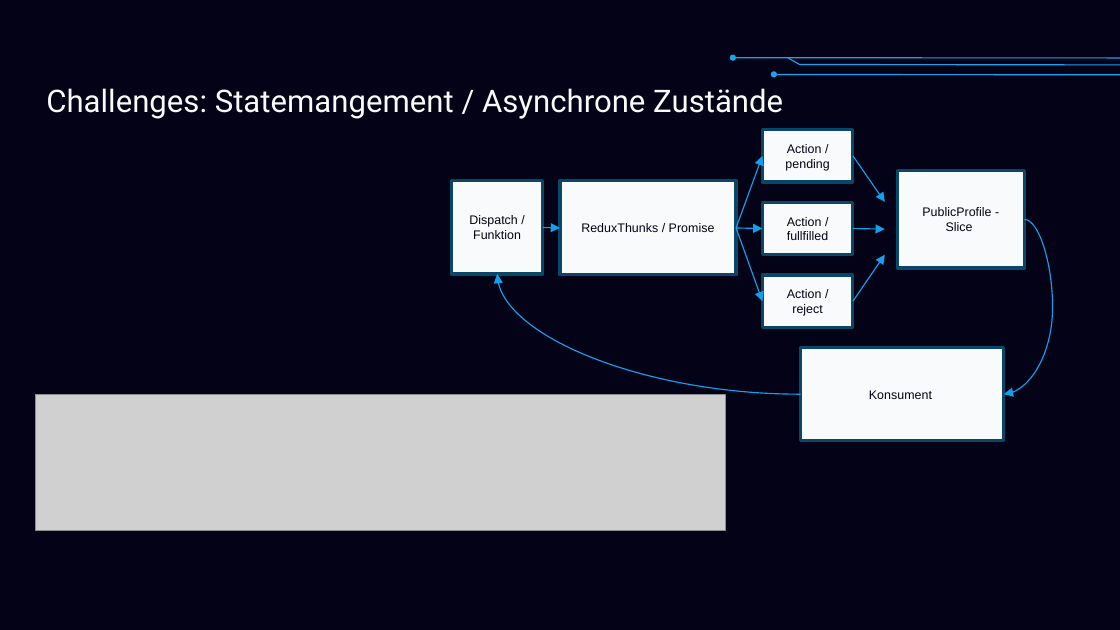
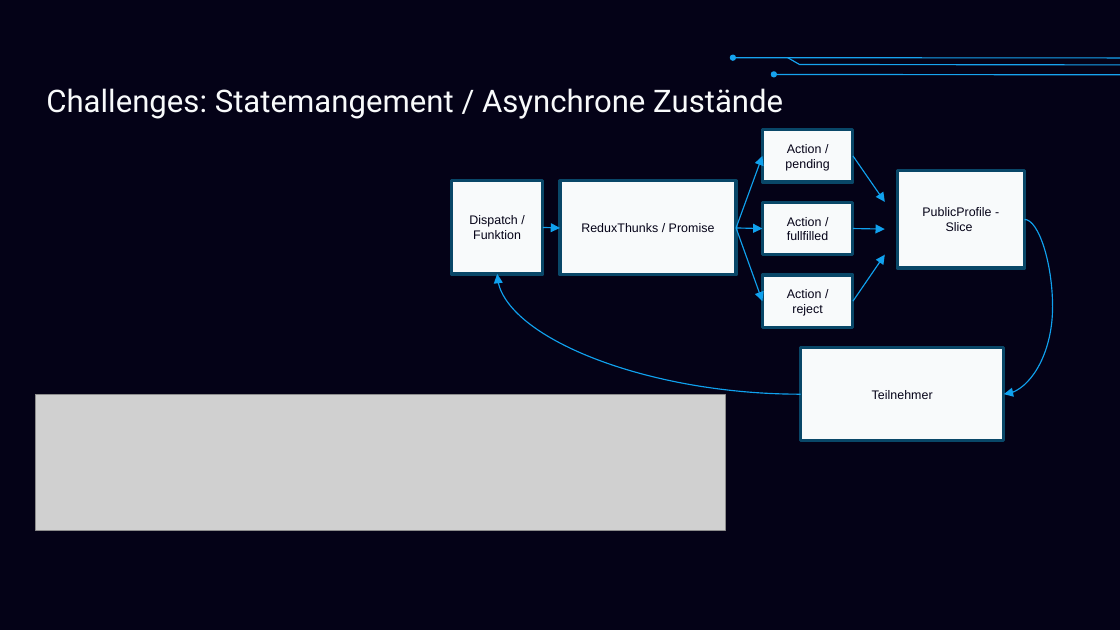
Before and after one commit to kayssmile/SideLink, a slide deck: slide 10 of _Documentation/präsentation.pptx. Drawn at 1120x630 pixels with LibreOffice and Linux fonts; fonts in the diff are those of the drawing; grey boxes stand for pictures; background and template pictures are left out. Boxes give left, top, right and bottom in pixels: in the first picture for what was removed or moved away, otherwise in the second. Text is boxed around its words. In the diff, an @@ line names an element or a change of style, - is before the commit and + after.

```diff
--- a/_Documentation/präsentation.pptx
+++ b/_Documentation/präsentation.pptx
@@ text in rectangle at (872,390,933,399): text changed @@
-Konsument
+Teilnehmer
```
Also in this commit, not shown: 4 other slides changed, 16 other files.
